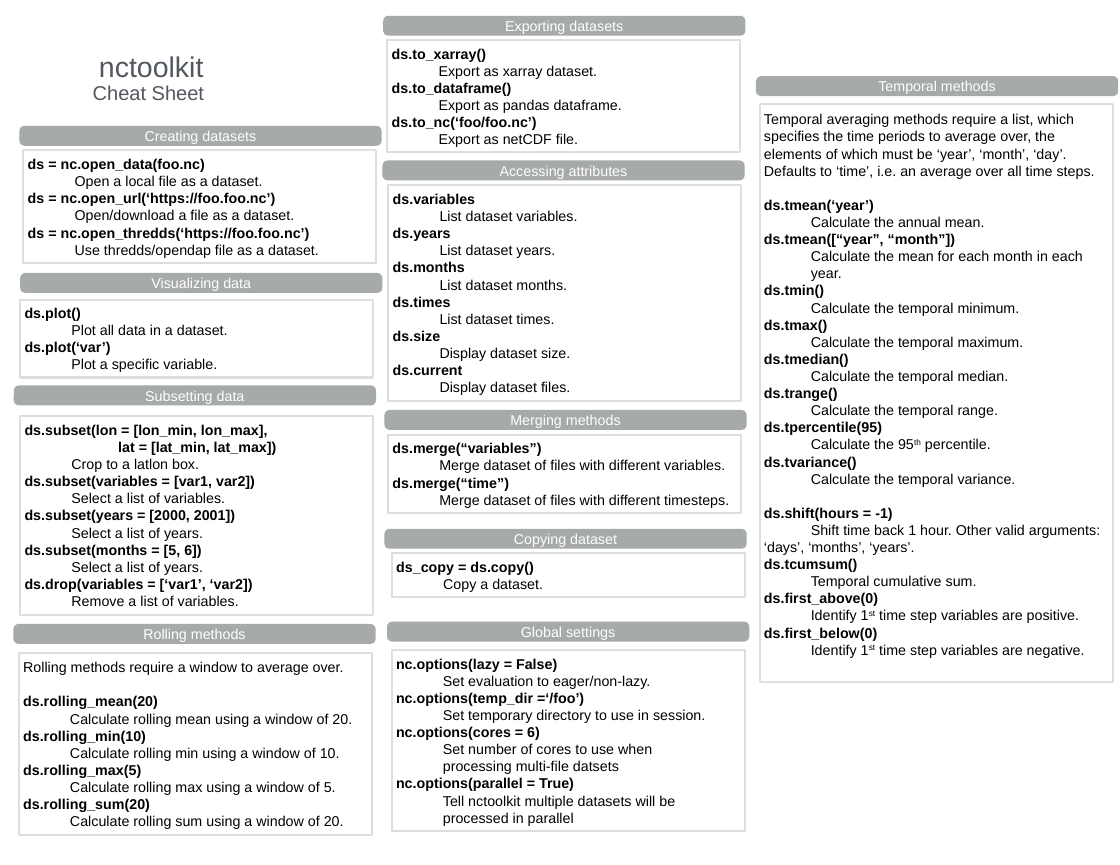
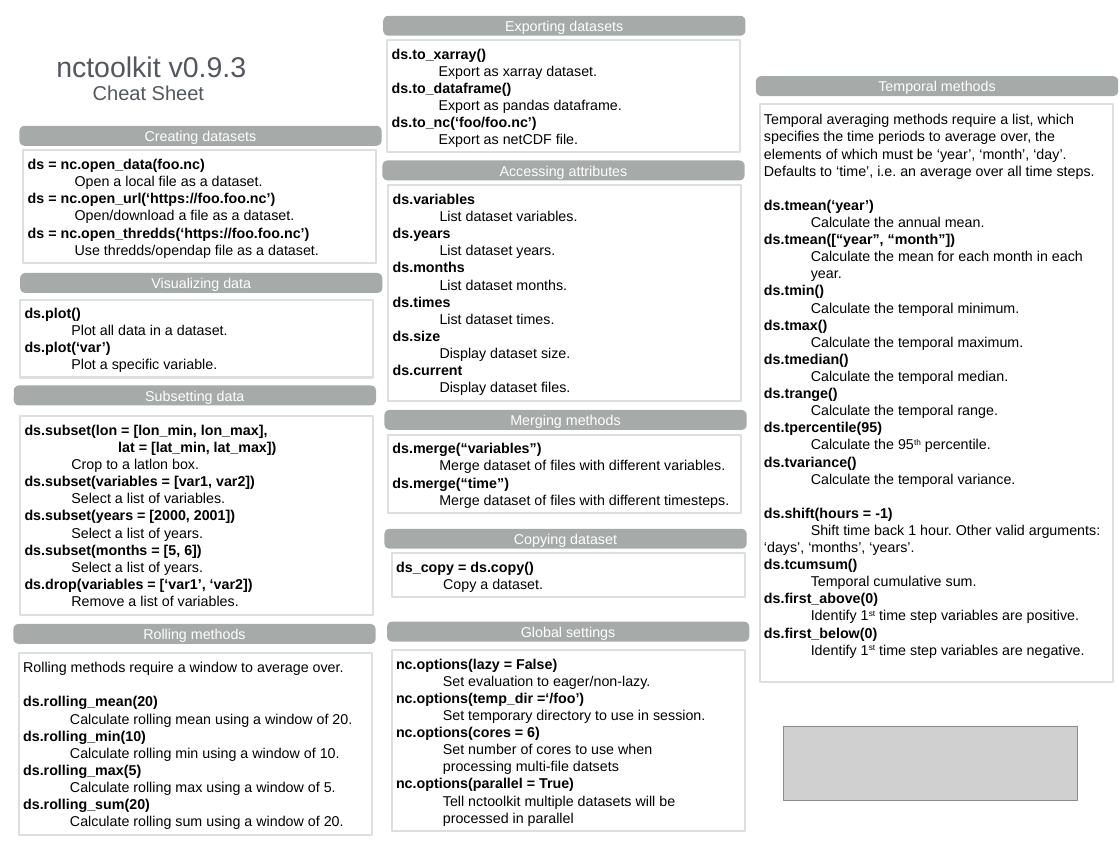
Before and after one commit to pmlmodelling/nctoolkit, a slide deck: slide 1 of cheatsheet/nctoolkit_cheatsheet.pptx. Drawn at 1120x865 pixels with LibreOffice and Linux fonts; fonts in the diff are those of the drawing; grey boxes stand for pictures. Boxes give left, top, right and bottom in pixels: in the first picture for what was removed or moved away, otherwise in the second. Text is boxed around its words. In the diff, an @@ line names an element or a change of style, - is before the commit and + after.

Commit message:
add version number and top to cheatsheet

```diff
--- a/cheatsheet/nctoolkit_cheatsheet.pptx
+++ b/cheatsheet/nctoolkit_cheatsheet.pptx
@@ title at [56, 56, 247, 78]: text changed @@
-nctoolkit
+nctoolkit v0.9.3
@@ picture added at [783, 726, 1077, 800] @@
```
Also in this commit, not shown: 1 other slide changed, 1 other file.
